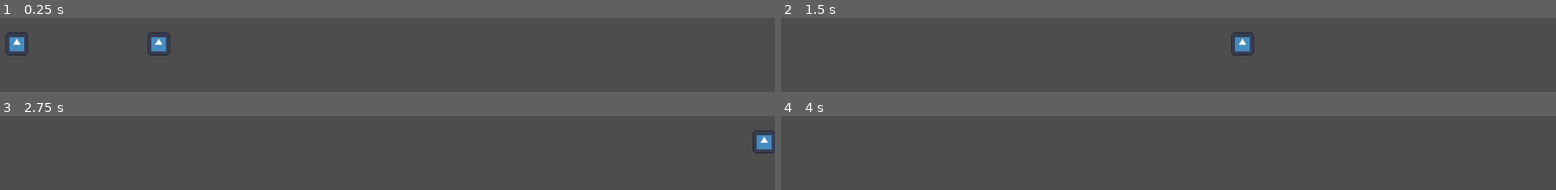
Above: before the commit, frames 1-4 (two rows, left to right).
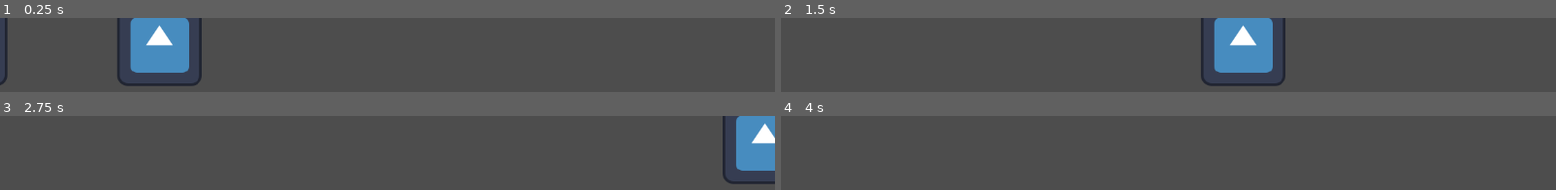
Above: after the commit, the same moments.

Repository: GvozdeniKrst/GlobalGameJam2026
Game: Godot game, scene res://Scenes/EnemyAITestingScene.tscn
Same seed, same stepped clock (60 frames per second), same inputs: the game is played once before the commit and once after it. The engine's default icon, where the game draws it, is replaced by a stand-in: a white triangle on a blue panel in a dark square.
Inputs:
- Up to frame 1 (0.25 s): no input
- Up to frame 2 (1.5 s): hold D (right) from 0.53 s (still down); tap E (attack) at 0.6, 1.35 s; tap W (jump) at 0.77 s
- Up to frame 3 (2.75 s): tap W (jump) at 1.52 s; release D (right) at 2.03 s; hold A (left) from 2.03 s (still down); tap E (attack) at 2.1 s
- Up to frame 4 (4 s): release A (left) at 2.78 s; hold D (right) from 2.78 s (still down); tap E (attack) at 2.85, 3.6 s; tap W (jump) at 3.02, 3.77 s; tap Enter at 3.5 s

The runs differ from the first frame. In frame 1, 7.3% of the frame differs, in the area x 0-27%, y 0-93%; in frame 2, 6.5%; in frame 3, 4.1%; in frame 4, nothing differs.

Commit message:
Pushing attacking

Diff:
--- a/gameJam2026/Characters/Enemy.tscn
+++ b/gameJam2026/Characters/Enemy.tscn
@@ -7,6 +7,7 @@
 size = Vector2(33.5, 33.5)
 
 [node name="Enemy" type="CharacterBody2D" unique_id=276410907]
+scale = Vector2(3.8, 3.8)
 script = ExtResource("1_1oqew")
 
 [node name="Sprite2D" type="Sprite2D" parent="." unique_id=1272642779]
--- a/gameJam2026/Scenes/Main.tscn
+++ b/gameJam2026/Scenes/Main.tscn
@@ -176,10 +176,10 @@
 collision_enabled = false
 
 [node name="Enemy" parent="Pillartiles" unique_id=276410907 instance=ExtResource("2_idj7w")]
-position = Vector2(663, 176)
+position = Vector2(1363, 104)
 
 [node name="Player" parent="Pillartiles" unique_id=726463777 instance=ExtResource("1_r150o")]
-position = Vector2(1582, -161)
+position = Vector2(1649, -187)
 
 [node name="Camera2D" type="Camera2D" parent="Pillartiles/Player" unique_id=36016344]
 zoom = Vector2(0.5, 0.5)
--- a/gameJam2026/Scripts/Enemy_AI.gd
+++ b/gameJam2026/Scripts/Enemy_AI.gd
@@ -1,5 +1,7 @@
 extends CharacterBody2D
 var direction = 360
+var attack_cooldown = 3.0
+var attack_timer = 0
 @onready var ray_cast: RayCast2D = $RayCast2D
 # Called when the node enters the scene tree for the first time.
 func _ready() -> void:
@@ -8,12 +10,14 @@
 
 # Called every frame. 'delta' is the elapsed time since the previous frame.
 func _physics_process(delta):
+	attack_timer -= delta
 	$RayCast2D.enabled = true
 	velocity.x = direction
 	if ray_cast.is_colliding():
 		var collider = ray_cast.get_collider()
-		if collider.name == "Player":
-			collider.take_damage(10)
+		if collider.name == "Player" and attack_timer <= 0:
+			collider.take_damage(1)
+			attack_timer = attack_cooldown
 			pass
 		elif collider.name != "Player":
 			direction *= -1
